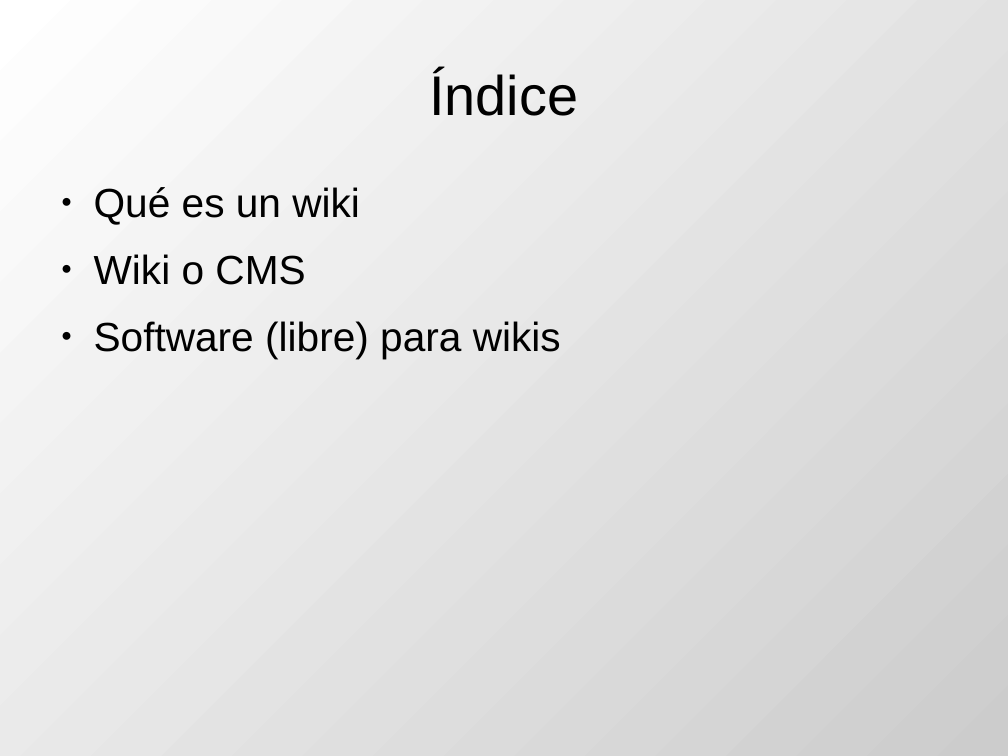
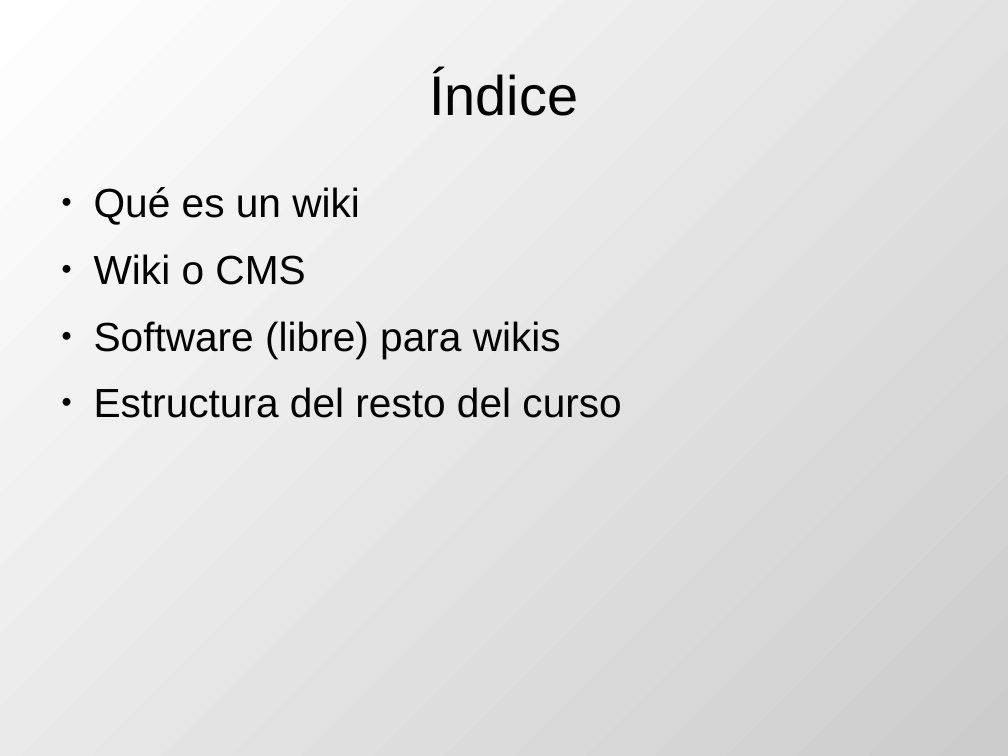
Before and after one commit to DrPantera/wikis4education, a slide deck: slide 2 of uca-2013_07/tema-1-Introduccion.odp. Drawn at 1008x756 pixels with LibreOffice and Linux fonts; fonts in the diff are those of the drawing. Boxes give left, top, right and bottom in pixels: in the first picture for what was removed or moved away, otherwise in the second. Text is boxed around its words. In the diff, an @@ line names an element or a change of style, - is before the commit and + after.

```diff
--- a/uca-2013_07/tema-1-Introduccion.odp
+++ b/uca-2013_07/tema-1-Introduccion.odp
@@ text at bbox=[94, 387, 621, 418]: paragraph added @@
+● Estructura del resto del curso
```
Also in this commit, not shown: 1 slide added, 2 other files.
